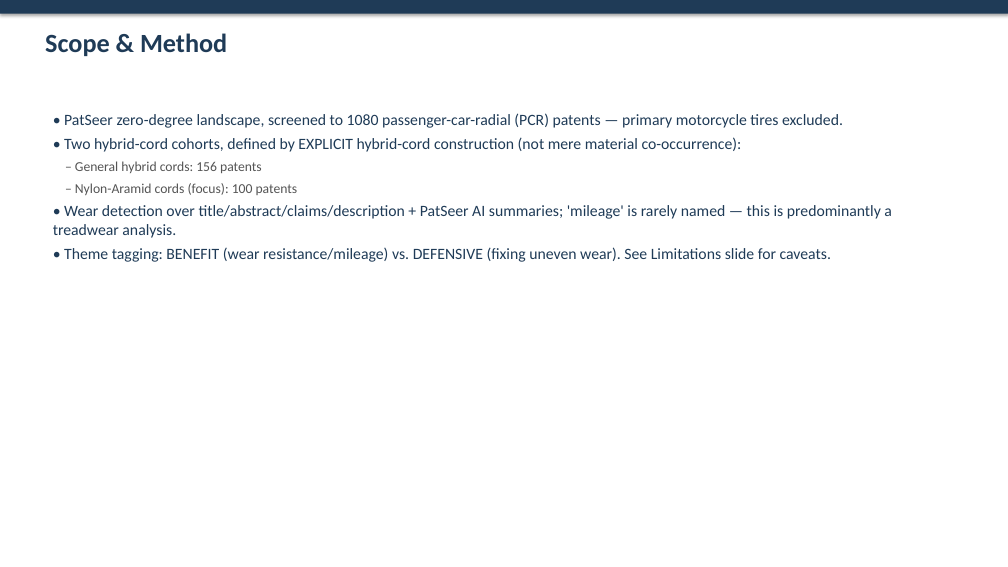
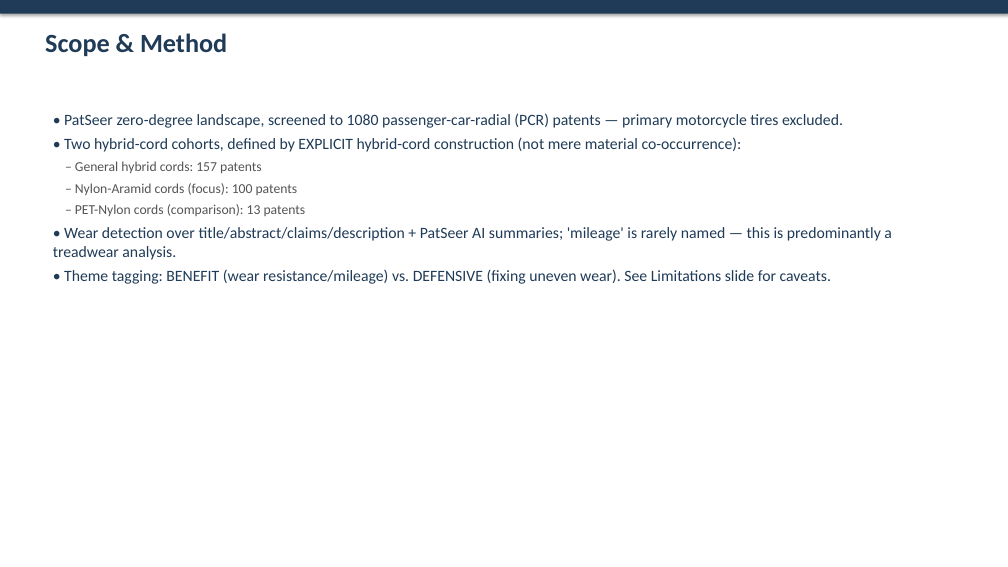
Before and after one commit to sreeharshahr09-gif/Sri, a slide deck: slide 2 of reports/Hybrid_Cord_Wear_Analysis.pptx. Drawn at 1008x567 pixels with LibreOffice and Linux fonts; fonts in the diff are those of the drawing. Boxes give left, top, right and bottom in pixels: in the first picture for what was removed or moved away, otherwise in the second. Text is boxed around its words. In the diff, an @@ line names an element or a change of style, - is before the commit and + after.

```diff
--- a/reports/Hybrid_Cord_Wear_Analysis.pptx
+++ b/reports/Hybrid_Cord_Wear_Analysis.pptx
@@ text at bbox=[75, 161, 262, 173]: text changed @@
-– General hybrid cords: 156 patents
+– General hybrid cords: 157 patents
@@ text at bbox=[75, 204, 306, 216]: paragraph added @@
+– PET-Nylon cords (comparison): 13 patents
```
Also in this commit, not shown: 4 other slides changed, 2 slides added, 7 other files.
